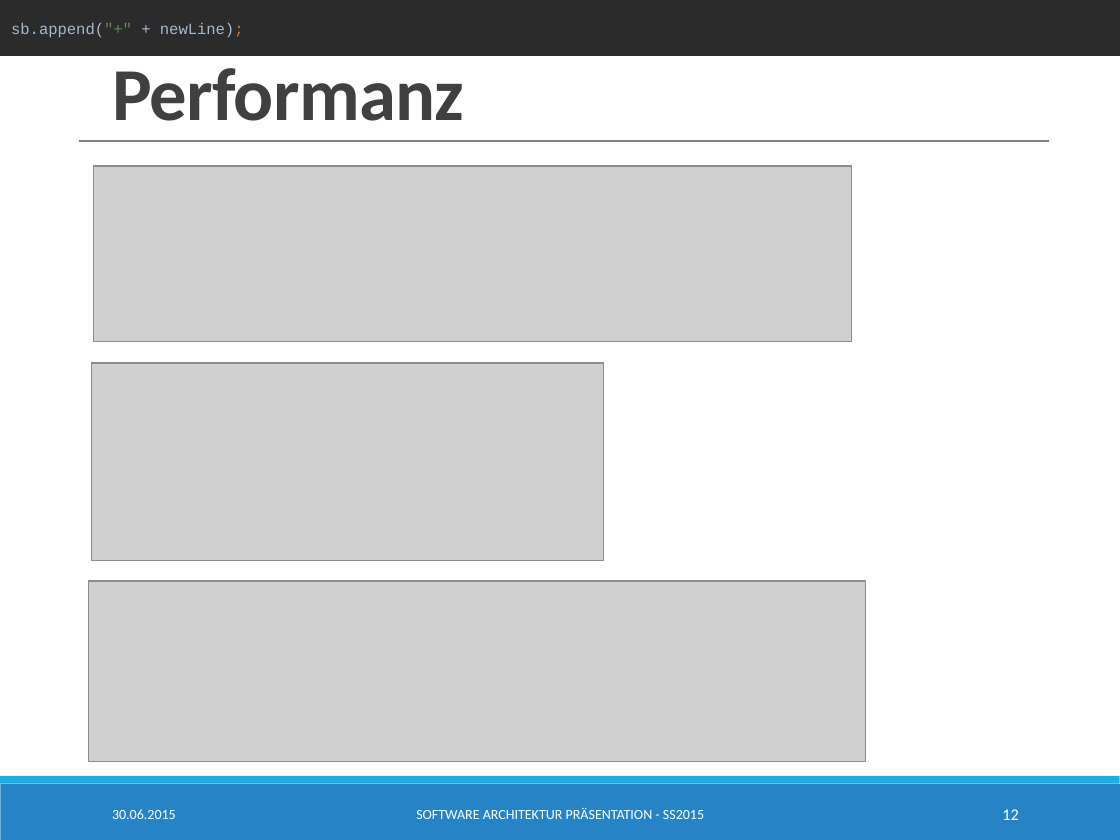
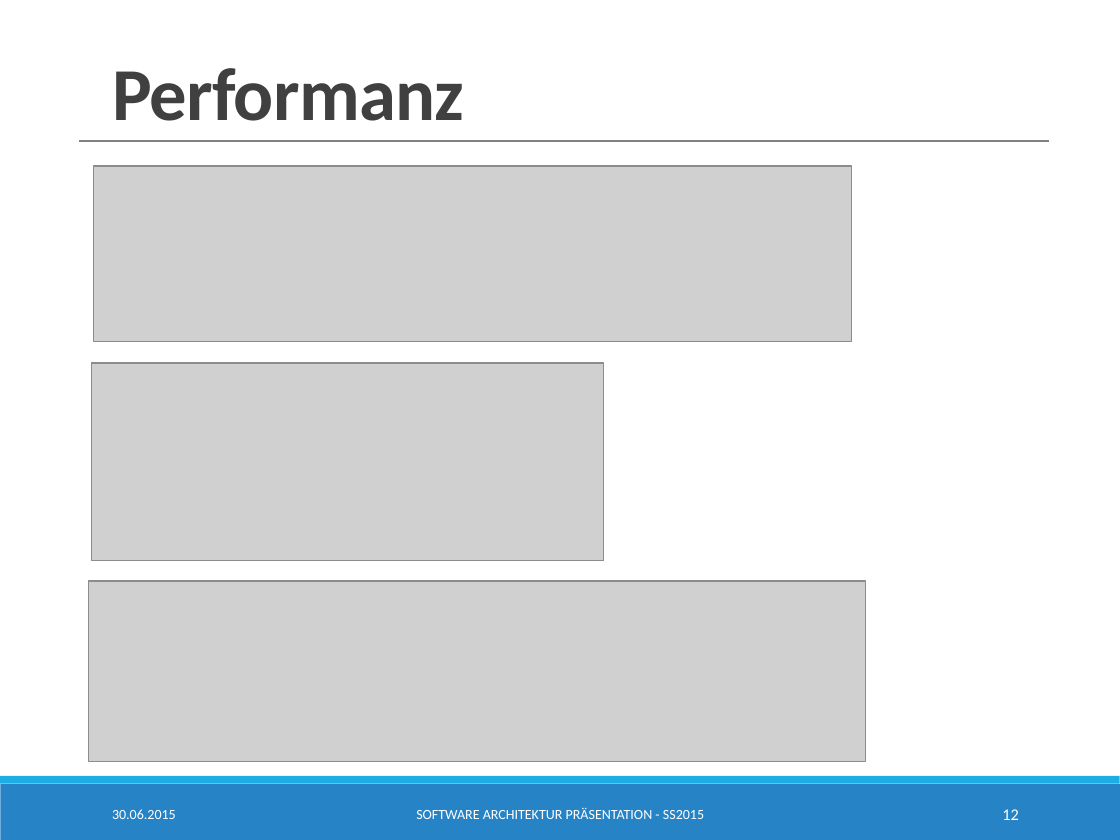
Before and after one commit to SimonBraun/de.htwg.se.mastermind, a slide deck: slide 12 of de.htwg.se.mastermind/Presentation.pptx. Drawn at 1120x840 pixels with LibreOffice and Linux fonts; fonts in the diff are those of the drawing; grey boxes stand for pictures. Boxes give left, top, right and bottom in pixels: in the first picture for what was removed or moved away, otherwise in the second. Text is boxed around its words. In the diff, an @@ line names an element or a change of style, - is before the commit and + after.

```diff
--- a/de.htwg.se.mastermind/Presentation.pptx
+++ b/de.htwg.se.mastermind/Presentation.pptx
@@ rectangle removed at (x1=0, y1=0, x2=1120, y2=56) @@
-sb.append("+" + newLine);
```
Also in this commit, not shown: 1 other slide changed.
